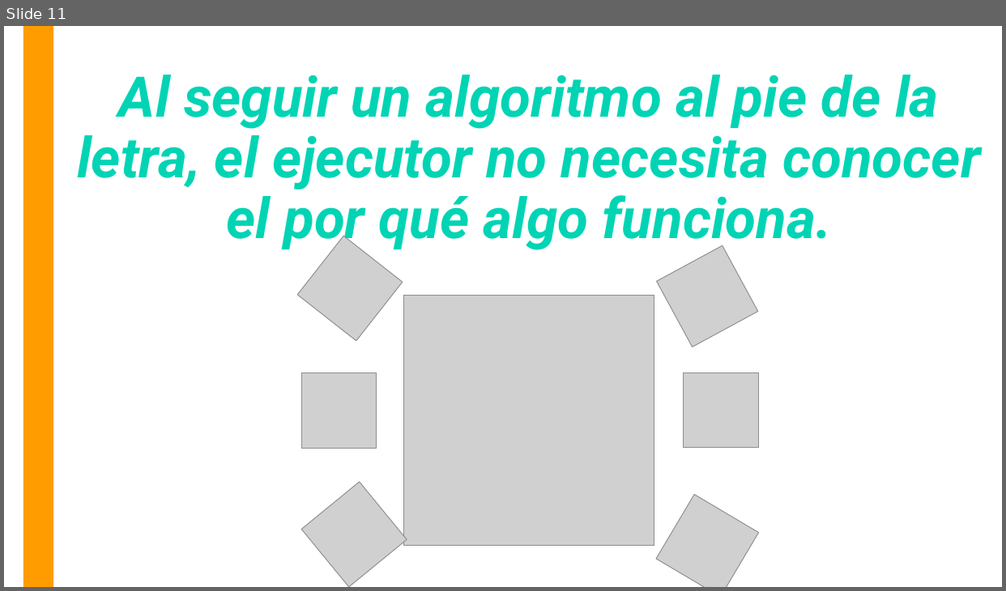
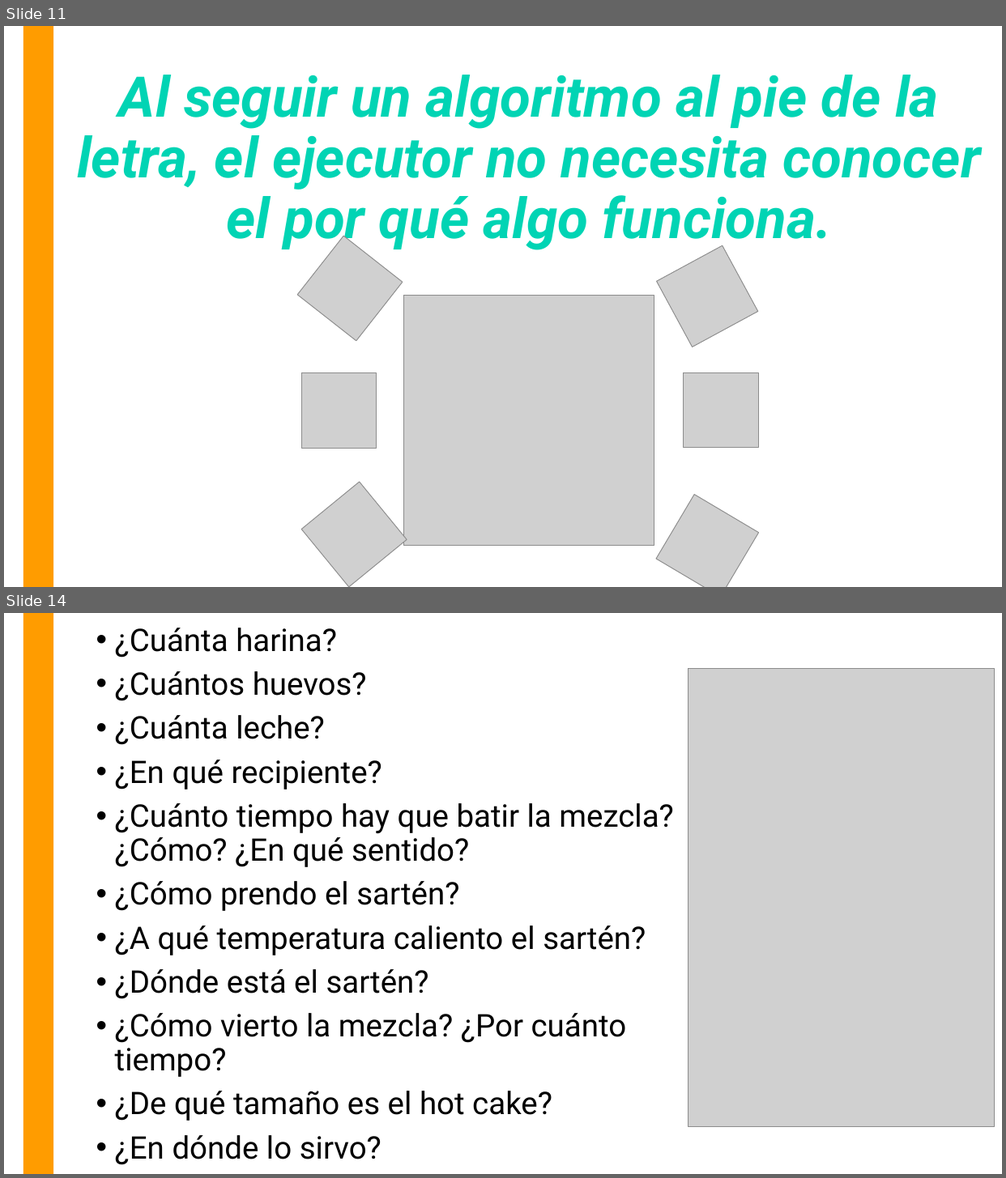
Before and after one commit to OMardil/INFO1_MOD4-Intro-a-Java, a slide deck: 01 Presentacion/INFO1_MOD4-Algoritmos_y_Diagramas.pptx. Shown one above the other, each under a label of ours: slide 11 before the commit, slides 11 and 14 after it; the slides between them are not shown. The pictures are 1006x591 and 1006x1178 pixels, drawn with LibreOffice and Linux fonts; fonts in the diff are those of the drawing; grey boxes stand for pictures. Boxes give left, top, right and bottom in pixels: in the first picture for what was removed or moved away, otherwise in the second. Text is boxed around its words. In the diff, an @@ line names an element or a change of style, - is before the commit and + after.

```diff
--- a/01 Presentacion/INFO1_MOD4-Algoritmos_y_Diagramas.pptx
+++ b/01 Presentacion/INFO1_MOD4-Algoritmos_y_Diagramas.pptx
@@ slide 14 added at box(4, 613, 1002, 1174), background #FFFFFF; not listed: 1 template element that a slide beside it also shows @@
@@ text added at box(115, 628, 673, 1165), 30 pt, text #000000 @@
+• ¿Cuánta harina?
+• ¿Cuántos huevos?
+• ¿Cuánta leche?
+• ¿En qué recipiente?
+• ¿Cuánto tiempo hay que batir la mezcla? ¿Cómo? ¿En qué sentido?
+• ¿Cómo prendo el sartén?
+• ¿A qué temperatura caliento el sartén?
+• ¿Dónde está el sartén?
+• ¿Cómo vierto la mezcla? ¿Por cuánto tiempo?
+• ¿De qué tamaño es el hot cake?
+• ¿En dónde lo sirvo?
@@ picture added at box(688, 668, 994, 1127) @@
```
Also in this commit, not shown: 19 other slides added.
